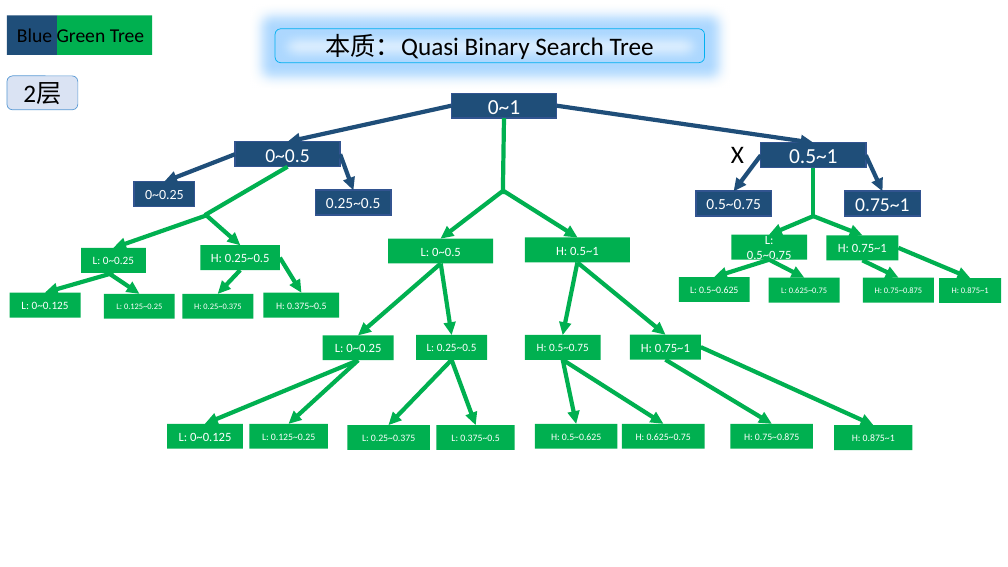
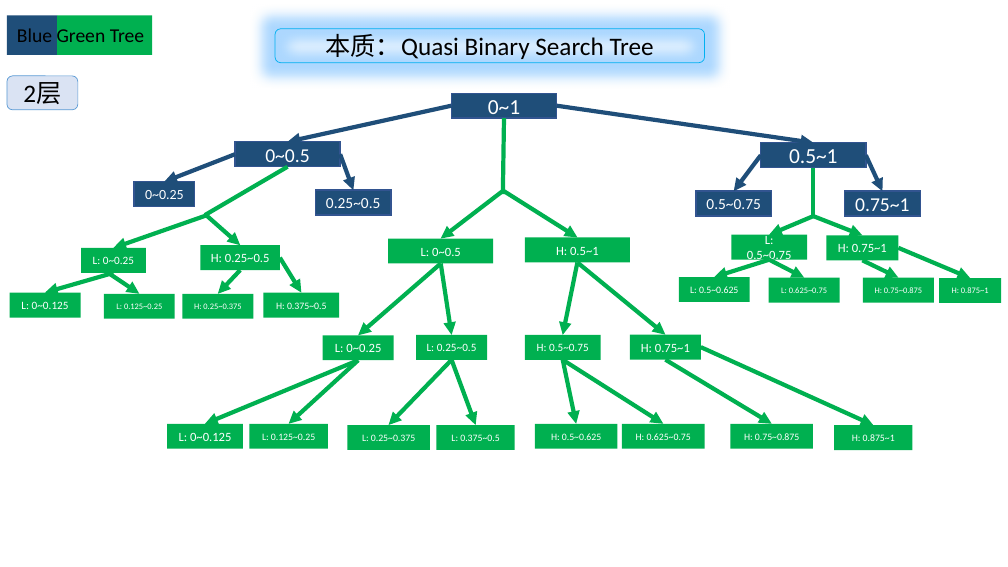
Before and after one commit to shiwanghua/BG-Tree, a slide deck: slide 17 of BlueGreen-Tree.pptx (slide 9 before the commit). Drawn at 1008x567 pixels with LibreOffice and Linux fonts; fonts in the diff are those of the drawing. Boxes give left, top, right and bottom in pixels: in the first picture for what was removed or moved away, otherwise in the second. Text is boxed around its words. In the diff, an @@ line names an element or a change of style, - is before the commit and + after.

```diff
--- a/BlueGreen-Tree.pptx
+++ b/BlueGreen-Tree.pptx
@@ text removed at <box>731,146,744,163</box> @@
-X
```
Also in this commit, not shown: 3 other slides changed, 9 slides added.
